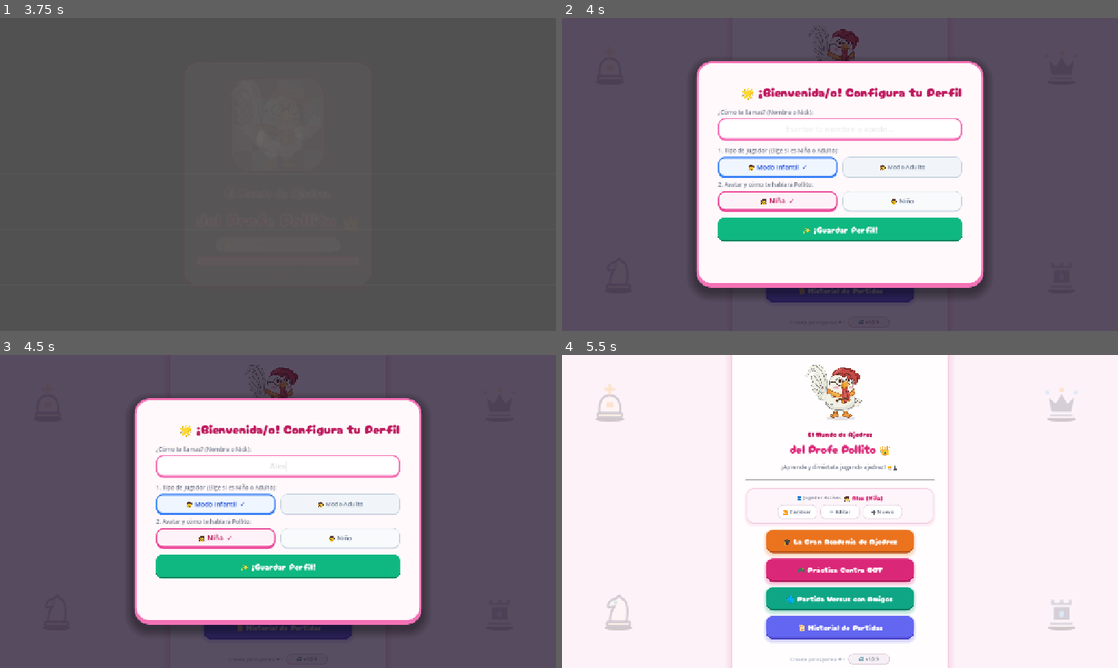
Above: before the commit, frames 1-4 (two rows, left to right).
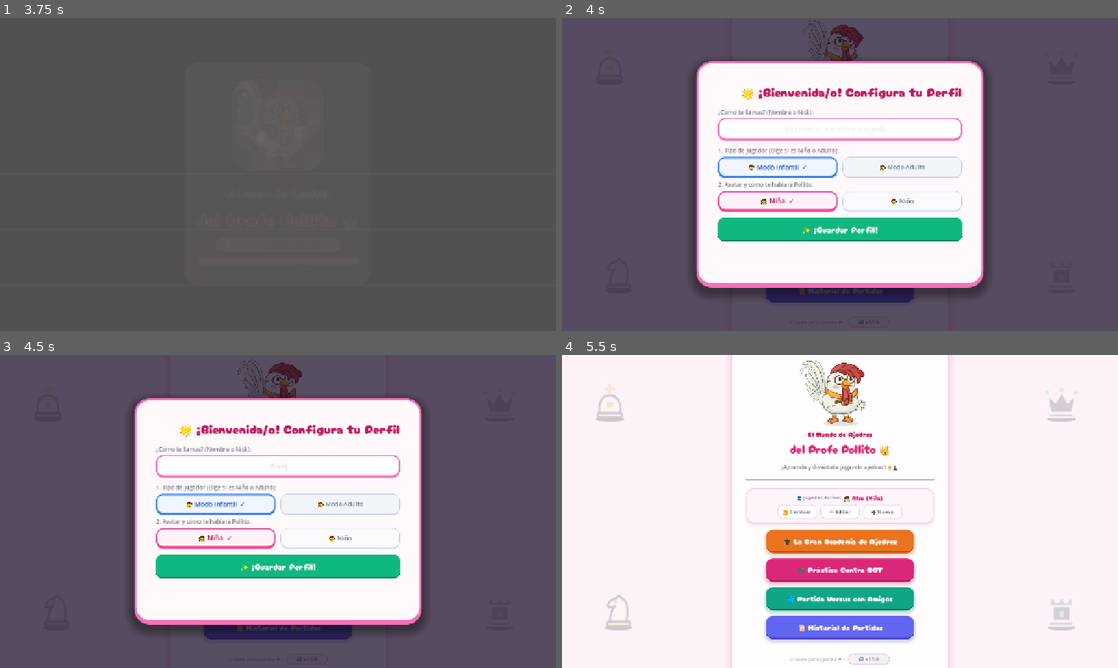
Above: after the commit, the same moments.

Repository: Xx5n0wxX/ajedrez-de-pollito
Game: Godot game, scene res://scenes/SplashScreen.tscn
The game is run twice, just before and just after one commit, with the same random seed, the same clock (stepped at 60 frames per second) and the same inputs.
Inputs (mouse positions are in pixels of both pictures, inside the frame that each line leads up to):
- Up to frame 1 (3.75 s): tap Enter at 0.5 s; move the mouse to (400, 158) at 0.52 s; click (400, 158) at 0.67 s; tap Space at 0.77 s; drag from (166, 190) to (250, 237) at 1.27 s; move the mouse to (333, 105) at 2.02 s; click (333, 105) at 2.17 s; drag from (250, 237) to (111, 127) at 2.77 s; move the mouse to (444, 221) at 3.52 s; click (444, 221) at 3.67 s
- Up to frame 2 (4 s): tap Space at 3.77 s
- Up to frame 3 (4.5 s): click (278, 467) at 4.27 s; type "Alex" at 4.35 s
- Up to frame 4 (5.5 s): click "🎮 Práctica Contra BOT" at 5 s

Frame 1 is identical in both runs. In frame 2, 0.4% of the frame differs, in the area x 44-55%, y 0-14%; in frame 3, 0.4%; in frame 4, 1.1%, in the area x 42-57%, y 1-98%.

Commit message:
Release v1.1.0 (Build 11): Rediseño del panel en el aula de la Academia: Objetivo arriba del todo, globo de diálogo de ancho completo y Pollito grande ocupando todo el espacio restante.

Diff:
--- a/scenes/AulaAcademia.tscn
+++ b/scenes/AulaAcademia.tscn
@@ -279,34 +279,42 @@
 
 [node name="VBoxContent" type="VBoxContainer" parent="MainLayout/RightColumn/RightMargin"]
 layout_mode = 2
+size_flags_vertical = 3
 theme_override_constants/separation = 12
 
-[node name="HeaderHBox" type="HBoxContainer" parent="MainLayout/RightColumn/RightMargin/VBoxContent"]
-layout_mode = 2
-theme_override_constants/separation = 14
-
-[node name="PollitoAvatar" type="TextureRect" parent="MainLayout/RightColumn/RightMargin/VBoxContent/HeaderHBox"]
-unique_name_in_owner = true
-custom_minimum_size = Vector2(110, 110)
-layout_mode = 2
-texture = ExtResource("4_pollito")
-expand_mode = 1
-stretch_mode = 5
-script = ExtResource("5_avatar")
-
-[node name="BubblePanel" type="PanelContainer" parent="MainLayout/RightColumn/RightMargin/VBoxContent/HeaderHBox"]
+[node name="ObjectivePanel" type="PanelContainer" parent="MainLayout/RightColumn/RightMargin/VBoxContent"]
+layout_mode = 2
+theme_override_styles/panel = SubResource("StyleBoxFlat_objective")
+
+[node name="ObjMargin" type="MarginContainer" parent="MainLayout/RightColumn/RightMargin/VBoxContent/ObjectivePanel"]
+layout_mode = 2
+theme_override_constants/margin_left = 14
+theme_override_constants/margin_top = 10
+theme_override_constants/margin_right = 14
+theme_override_constants/margin_bottom = 10
+
+[node name="LblObjective" type="Label" parent="MainLayout/RightColumn/RightMargin/VBoxContent/ObjectivePanel/ObjMargin"]
+unique_name_in_owner = true
+layout_mode = 2
+theme_override_colors/font_color = Color(0.08, 0.45, 0.22, 1)
+theme_override_fonts/font = ExtResource("3_font")
+theme_override_font_sizes/font_size = 16
+text = "🎯 OBJETIVO: Mueve tu pieza al lugar correcto."
+autowrap_mode = 2
+
+[node name="BubblePanel" type="PanelContainer" parent="MainLayout/RightColumn/RightMargin/VBoxContent"]
 layout_mode = 2
 size_flags_horizontal = 3
 theme_override_styles/panel = SubResource("StyleBoxFlat_bubble")
 
-[node name="BubbleMargin" type="MarginContainer" parent="MainLayout/RightColumn/RightMargin/VBoxContent/HeaderHBox/BubblePanel"]
-layout_mode = 2
-theme_override_constants/margin_left = 14
+[node name="BubbleMargin" type="MarginContainer" parent="MainLayout/RightColumn/RightMargin/VBoxContent/BubblePanel"]
+layout_mode = 2
+theme_override_constants/margin_left = 16
 theme_override_constants/margin_top = 12
-theme_override_constants/margin_right = 14
+theme_override_constants/margin_right = 16
 theme_override_constants/margin_bottom = 12
 
-[node name="LblDialogue" type="RichTextLabel" parent="MainLayout/RightColumn/RightMargin/VBoxContent/HeaderHBox/BubblePanel/BubbleMargin"]
+[node name="LblDialogue" type="RichTextLabel" parent="MainLayout/RightColumn/RightMargin/VBoxContent/BubblePanel/BubbleMargin"]
 unique_name_in_owner = true
 layout_mode = 2
 theme_override_colors/default_color = Color(0.12, 0.16, 0.24, 1)
@@ -315,25 +323,16 @@
 text = "¡Hola! ¡Te doy la bienvenida oficial a la Academia de Ajedrez!"
 fit_content = true
 
-[node name="ObjectivePanel" type="PanelContainer" parent="MainLayout/RightColumn/RightMargin/VBoxContent"]
-layout_mode = 2
-theme_override_styles/panel = SubResource("StyleBoxFlat_objective")
-
-[node name="ObjMargin" type="MarginContainer" parent="MainLayout/RightColumn/RightMargin/VBoxContent/ObjectivePanel"]
-layout_mode = 2
-theme_override_constants/margin_left = 14
-theme_override_constants/margin_top = 10
-theme_override_constants/margin_right = 14
-theme_override_constants/margin_bottom = 10
-
-[node name="LblObjective" type="Label" parent="MainLayout/RightColumn/RightMargin/VBoxContent/ObjectivePanel/ObjMargin"]
-unique_name_in_owner = true
-layout_mode = 2
-theme_override_colors/font_color = Color(0.08, 0.45, 0.22, 1)
-theme_override_fonts/font = ExtResource("3_font")
-theme_override_font_sizes/font_size = 16
-text = "🎯 OBJETIVO: Mueve tu pieza al lugar correcto."
-autowrap_mode = 2
+[node name="PollitoAvatar" type="TextureRect" parent="MainLayout/RightColumn/RightMargin/VBoxContent"]
+unique_name_in_owner = true
+custom_minimum_size = Vector2(0, 200)
+layout_mode = 2
+size_flags_horizontal = 3
+size_flags_vertical = 3
+texture = ExtResource("4_pollito")
+expand_mode = 1
+stretch_mode = 5
+script = ExtResource("5_avatar")
 
 [node name="FeedbackPanel" type="PanelContainer" parent="MainLayout/RightColumn/RightMargin/VBoxContent"]
 unique_name_in_owner = true
@@ -373,10 +372,6 @@
 theme_override_styles/pressed = SubResource("StyleBoxFlat_btn_rewind")
 text = "⏪ Rebobinar Jugada"
 
-[node name="Spacer" type="Control" parent="MainLayout/RightColumn/RightMargin/VBoxContent"]
-layout_mode = 2
-size_flags_vertical = 3
-
 [node name="ActionsHBox" type="HBoxContainer" parent="MainLayout/RightColumn/RightMargin/VBoxContent"]
 layout_mode = 2
 theme_override_constants/separation = 12
--- a/scripts/PollitoAvatar.gd
+++ b/scripts/PollitoAvatar.gd
@@ -91,7 +91,7 @@
 		visual_sprite.pivot_offset = size / 2.0
 	if gallo_puppet:
 		var target_dim: float = min(size.x, size.y)
-		var s: float = target_dim / 500.0
+		var s: float = target_dim / 420.0
 		gallo_puppet.scale = Vector2(s, s)
 		# Centrado visual exacto del cuerpo (439x437 px) evitando cualquier recorte
 		gallo_puppet.position = Vector2(size.x * 0.5 + 5.0 * s, size.y * 0.5 + 206.0 * s)
--- a/version.json
+++ b/version.json
@@ -1,8 +1,8 @@
 {
-  "version_code": 10,
-  "version_name": "1.0.9",
+  "version_code": 11,
+  "version_name": "1.1.0",
   "release_date": "2026-11-07",
-  "notes": "Protección inteligente contra clics accidentales al hacer scroll en Android: los botones de lecciones, gimnasio y grados se bloquean automáticamente si el usuario está deslizando la pantalla.",
+  "notes": "Rediseño del panel en el aula de la Academia: Objetivo arriba del todo, globo de diálogo de ancho completo y Pollito grande ocupando todo el espacio restante.",
   "pck_url": "https://github.com/Xx5n0wxX/ajedrez-de-pollito/releases/latest/download/update_android.pck",
   "pck_win_url": "https://github.com/Xx5n0wxX/ajedrez-de-pollito/releases/latest/download/update_windows.pck",
   "apk_url": "https://github.com/Xx5n0wxX/ajedrez-de-pollito/releases/latest/download/Ajedrez_de_Pollito.apk",
Not shown, changed: export_presets.cfg
